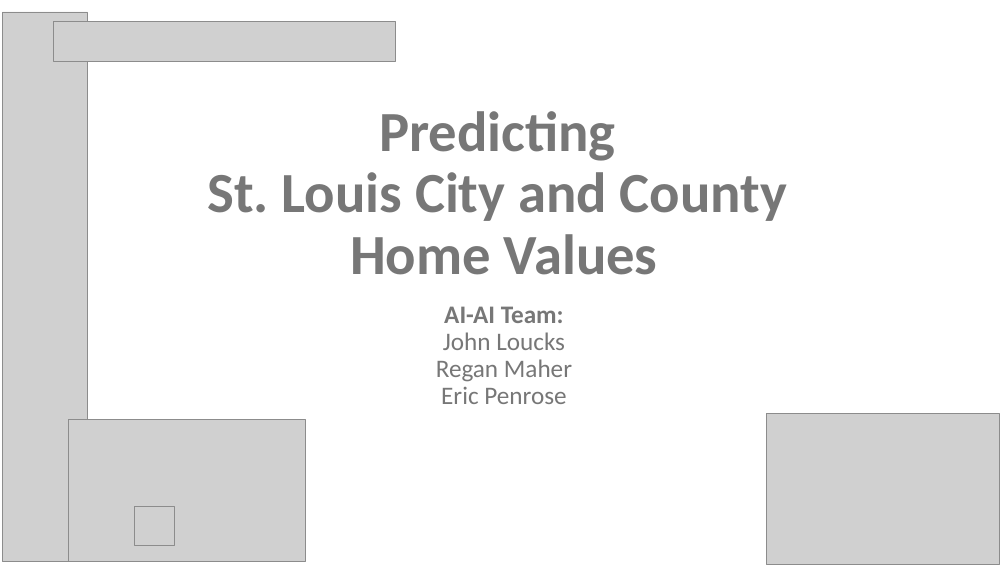
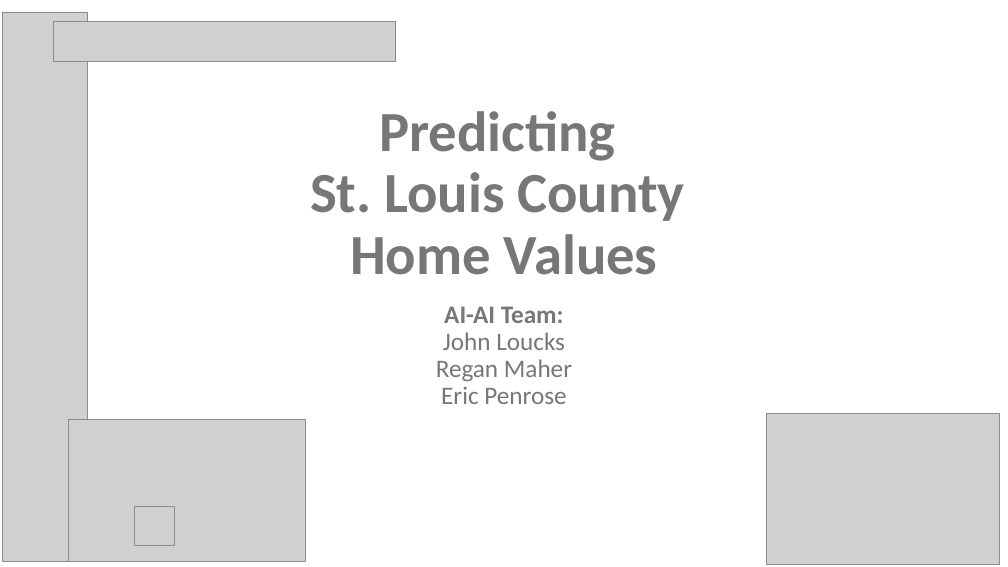
Before and after one commit to psychicesp/AI-AI, a slide deck: slide 1 of Project3_Presentation.pptx. Drawn at 1008x567 pixels with LibreOffice and Linux fonts; fonts in the diff are those of the drawing; grey boxes stand for pictures. Boxes give left, top, right and bottom in pixels: in the first picture for what was removed or moved away, otherwise in the second. Text is boxed around its words. In the diff, an @@ line names an element or a change of style, - is before the commit and + after.

```diff
--- a/Project3_Presentation.pptx
+++ b/Project3_Presentation.pptx
@@ title at (x1=310, y1=111, x2=685, y2=275): text changed @@
-Predicting
-St. Louis City and County
-Home Values
+Predicting
+St. Louis County
+Home Values
```
Also in this commit, not shown: 1 other slide changed, 15 other files.
